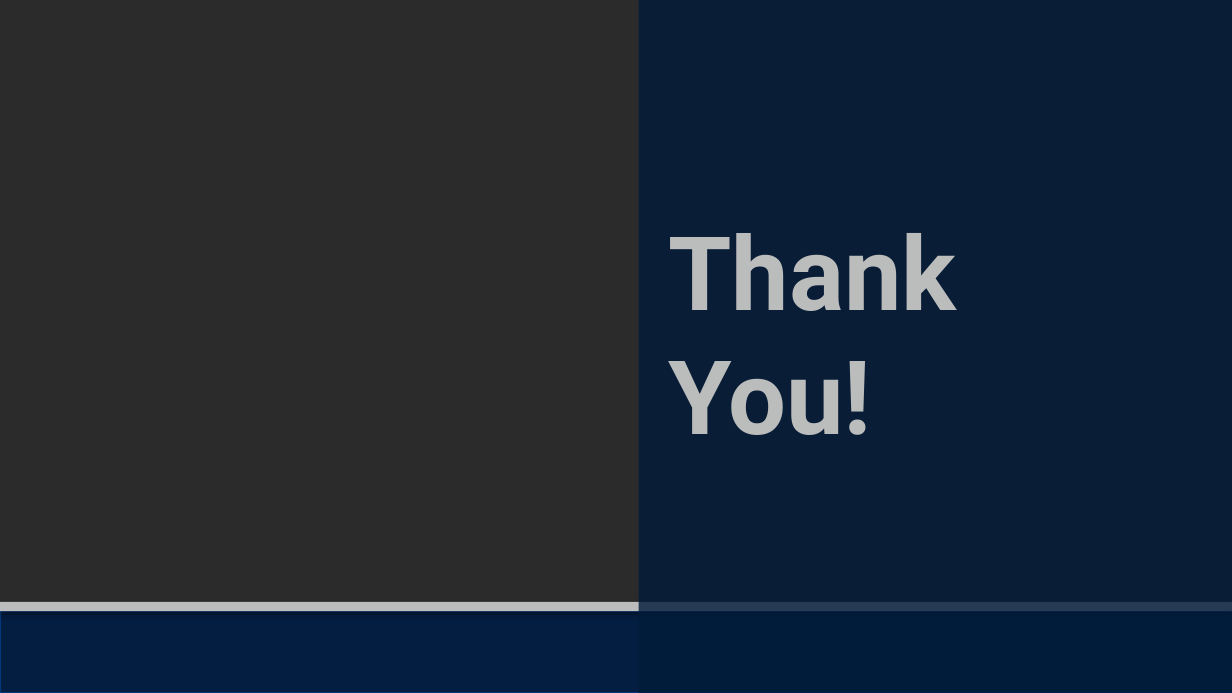
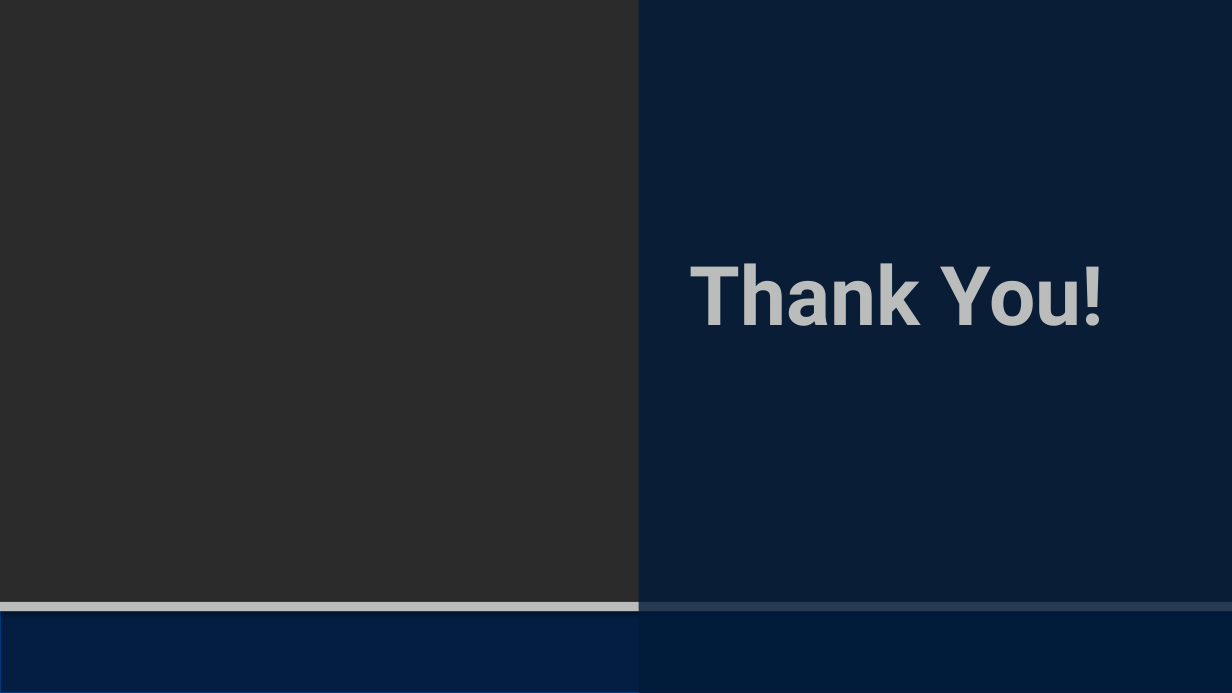
Before and after one commit to AdamXiaoRose/Massive-Data-Project2, a slide deck: slide 16 of slides/Massive Data Final Project.pptx. Drawn at 1232x693 pixels with LibreOffice and Linux fonts; fonts in the diff are those of the drawing; background and template pictures are left out; a plain dark background stands for a picture behind light text. Boxes give left, top, right and bottom in pixels: in the first picture for what was removed or moved away, otherwise in the second. Text is boxed around its words. In the diff, an @@ line names an element or a change of style, - is before the commit and + after.

```diff
--- a/slides/Massive Data Final Project.pptx
+++ b/slides/Massive Data Final Project.pptx
@@ title "Thank You!": place and size @@
-title "Thank You!" at [668, 233, 956, 435]
+title "Thank You!" at [690, 263, 1104, 326]
@@ title "Thank You!" at [690, 263, 1104, 326]: size 60 to 48 pt @@
```
Also in this commit, not shown: 11 other slides changed, 4 other files.
